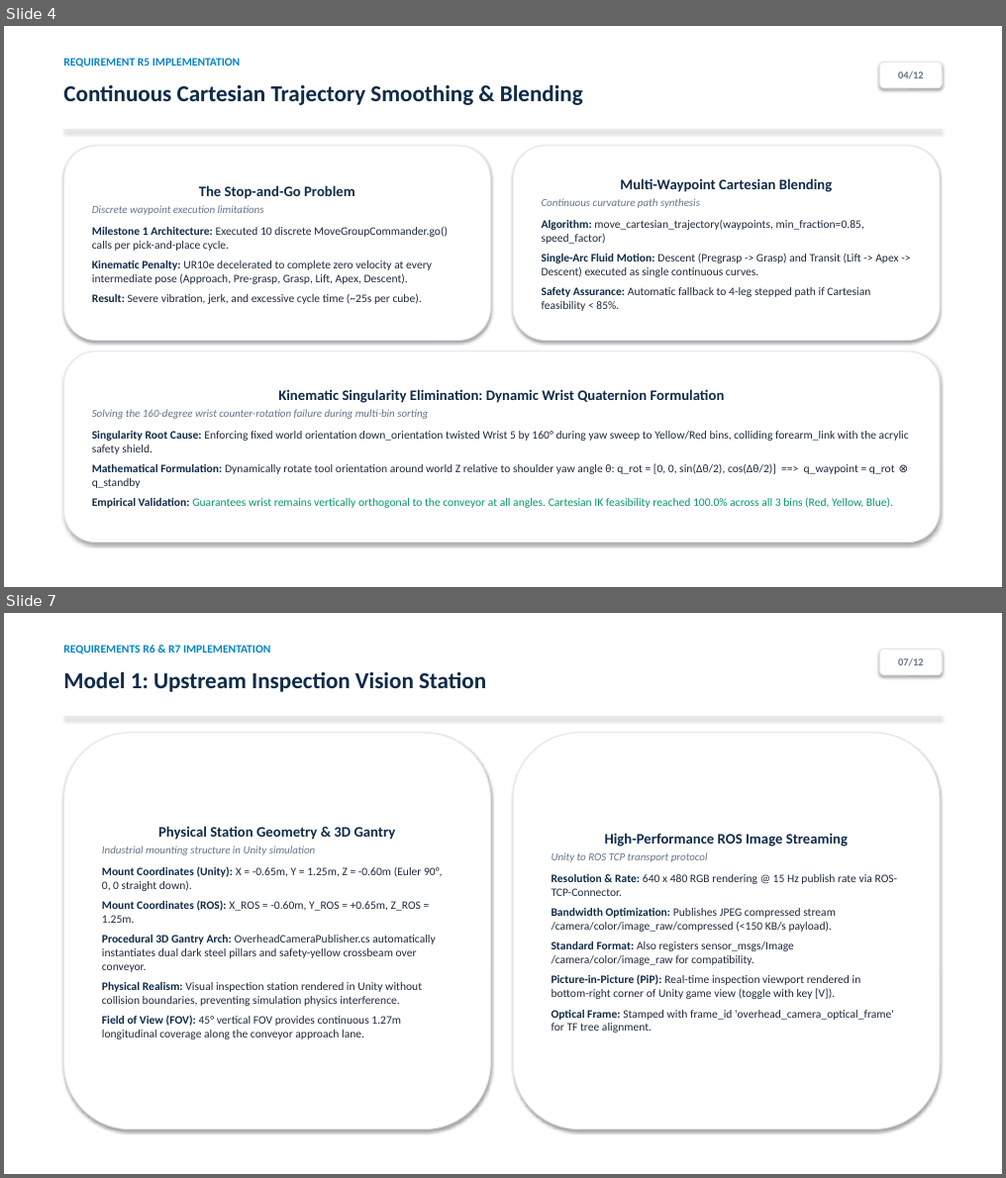
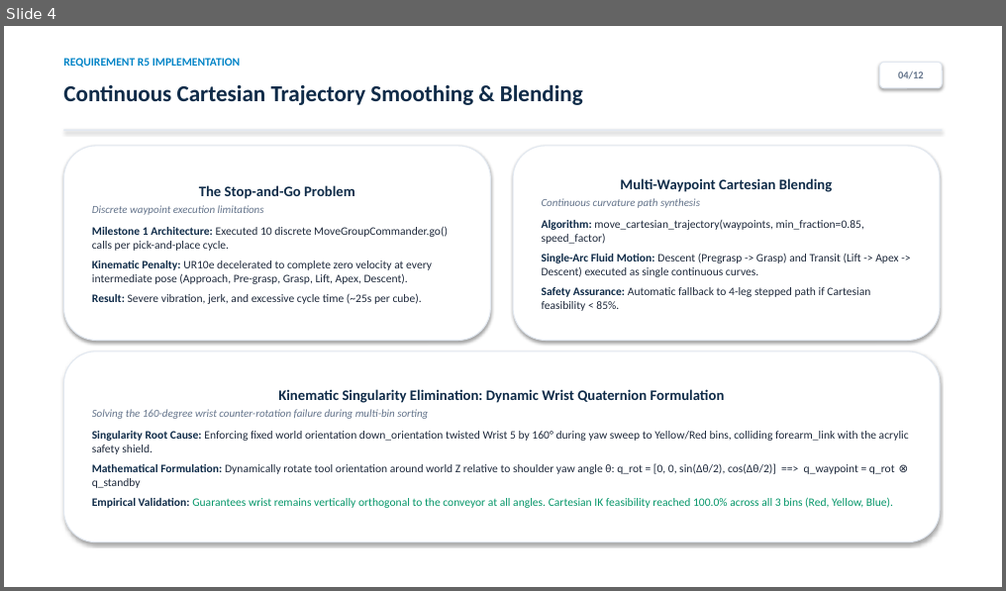
Before and after one commit to lnkduyy/VGU26-Project-UC8, a slide deck: docs/week07/UC8_Week07_Presentation.pptx. Shown one above the other, each under a label of ours: slides 4 and 7 before the commit, slide 4 after it; the slides between them are not shown. The pictures are 1006x1178 and 1006x591 pixels, drawn with LibreOffice and Linux fonts; fonts in the diff are those of the drawing. Boxes give left, top, right and bottom in pixels: in the first picture for what was removed or moved away, otherwise in the second. Text is boxed around its words. In the diff, an @@ line names an element or a change of style, - is before the commit and + after.

Commit message:
docs(week07): finalize PDF/PPTX presentations and benchmark analysis for front-tilted vision and parallel grasping

```diff
--- a/docs/week07/UC8_Week07_Presentation.pptx
+++ b/docs/week07/UC8_Week07_Presentation.pptx
@@ slide 7 removed at (4, 613, 1002, 1174), background #FFFFFF @@
@@ text removed at (63, 645, 270, 655) @@
-REQUIREMENTS R6 & R7 IMPLEMENTATION
@@ text removed at (63, 671, 486, 692) @@
-Model 1: Upstream Inspection Vision Station
@@ rounded rectangle removed at (880, 649, 943, 675) @@
-07/12
@@ rectangle removed at (63, 716, 943, 719) @@
@@ rounded rectangle removed at (63, 733, 491, 1130) @@
-Physical Station Geometry & 3D Gantry
-Industrial mounting structure in Unity simulation
-Mount Coordinates (Unity): X = -0.65m, Y = 1.25m, Z = -0.60m (Euler 90°, 0, 0 straight down).
-Mount Coordinates (ROS): X_ROS = -0.60m, Y_ROS = +0.65m, Z_ROS = 1.25m.
-Procedural 3D Gantry Arch: OverheadCameraPublisher.cs automatically instantiates dual dark steel pillars and safety-yellow crossbeam over conveyor.
-Physical Realism: Visual inspection station rendered in Unity without collision boundaries, preventing simulation physics interference.
-Field of View (FOV): 45° vertical FOV provides continuous 1.27m longitudinal coverage along the conveyor approach lane.
@@ rounded rectangle removed at (513, 733, 940, 1130) @@
-High-Performance ROS Image Streaming
-Unity to ROS TCP transport protocol
-Resolution & Rate: 640 x 480 RGB rendering @ 15 Hz publish rate via ROS-TCP-Connector.
-Bandwidth Optimization: Publishes JPEG compressed stream /camera/color/image_raw/compressed (<150 KB/s payload).
-Standard Format: Also registers sensor_msgs/Image /camera/color/image_raw for compatibility.
-Picture-in-Picture (PiP): Real-time inspection viewport rendered in bottom-right corner of Unity game view (toggle with key [V]).
-Optical Frame: Stamped with frame_id 'overhead_camera_optical_frame' for TF tree alignment.
```
Also in this commit, not shown: 10 slides changed, 1 slide added, 10 other files.
